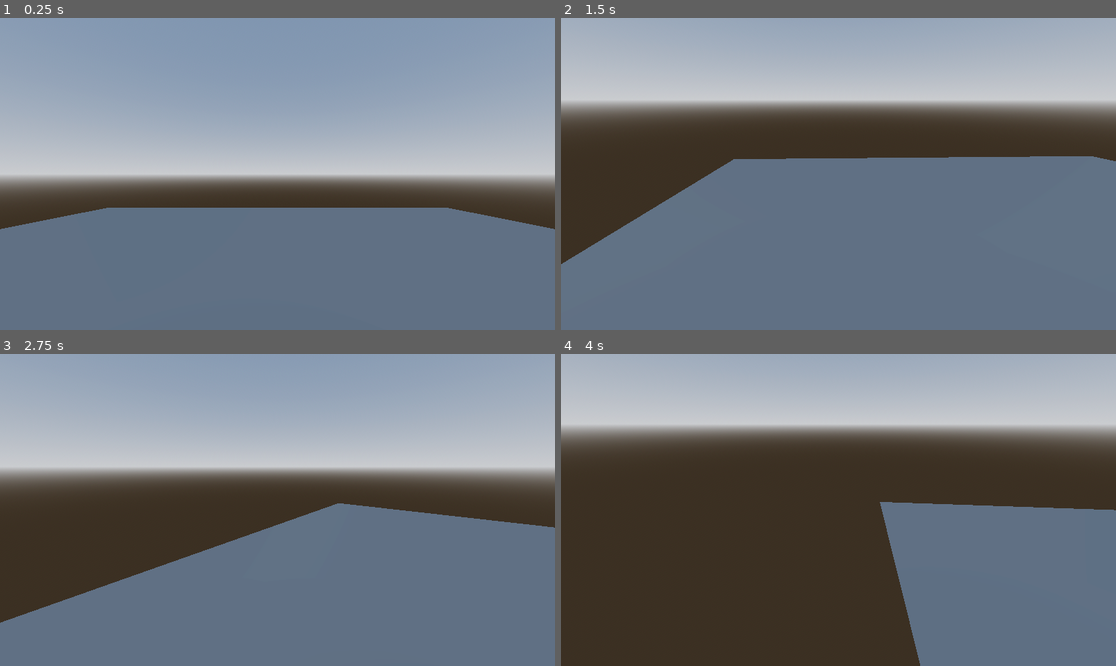
Above: before the commit, frames 1-4 (two rows, left to right).
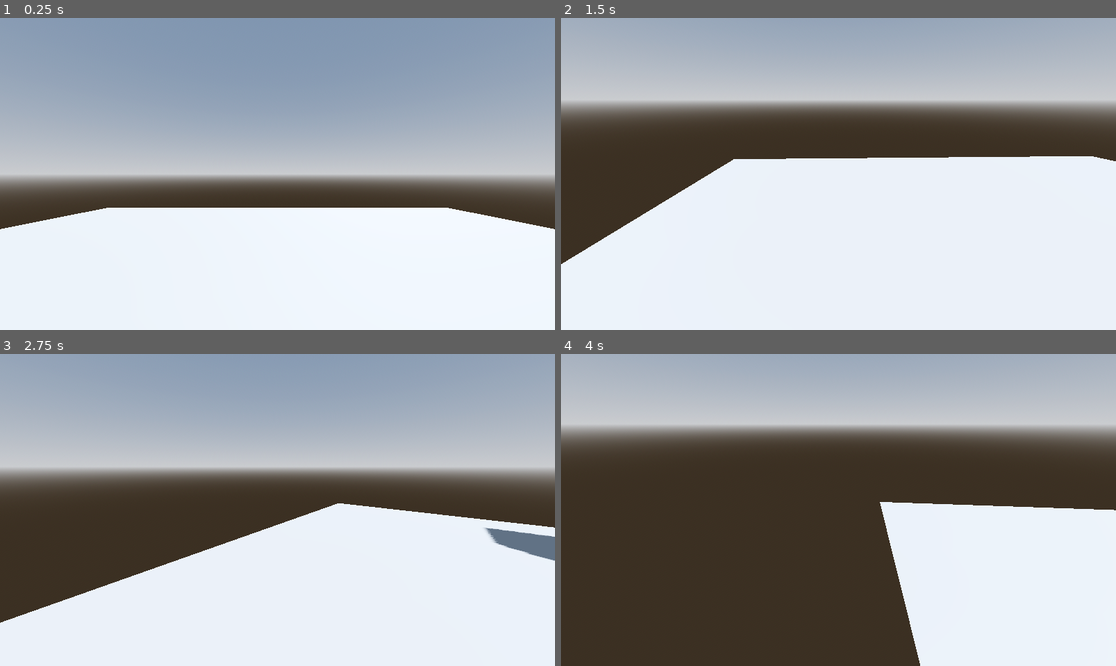
Above: after the commit, the same moments.

Repository: Octoan1/Respawn-Game-Jam-2025
Game: Godot game, scene res://scenes/main.tscn
The game is run twice, just before and just after one commit, with the same random seed, the same clock (stepped at 60 frames per second) and the same inputs.
Inputs (mouse positions are in pixels of both pictures, inside the frame that each line leads up to):
- Up to frame 1 (0.25 s): no input
- Up to frame 2 (1.5 s): tap Enter at 0.5 s; move the mouse to (960, 158) at 0.52 s; hold D (move_right) 0.53-1.28 s; click (960, 158) at 0.67 s; tap Space (jump) at 0.77 s; move the mouse to (810, 174) at 1.27 s; hold W (move_forward) from 1.28 s (still down)
- Up to frame 3 (2.75 s): keep holding W (move_forward); tap Space (jump) at 1.52 s; move the mouse to (288, 503) at 2.02 s
- Up to frame 4 (4 s): keep holding W (move_forward); move the mouse to (832, 516) at 2.77 s; tap Space (jump) at 3.02, 3.77 s; move the mouse to (877, 513) at 3.52 s

The runs differ from the first frame. In frame 1, 38% of the frame differs, in the area x 0-100%, y 60-100%; in frame 2, 50%, in the area x 0-100%, y 44-100%; in frame 3, 38%; in frame 4, 20%.

Commit message:
Added obelisk

Diff:
--- a/scenes/main.tscn
+++ b/scenes/main.tscn
@@ -1,6 +1,7 @@
-[gd_scene load_steps=7 format=3 uid="uid://b8k07vwbcoo4v"]
+[gd_scene load_steps=9 format=3 uid="uid://b8k07vwbcoo4v"]
 
 [ext_resource type="PackedScene" uid="uid://blehgd713ihr" path="res://scenes/player.tscn" id="1_o5qli"]
+[ext_resource type="ArrayMesh" uid="uid://ys7fals88ttl" path="res://Obelisk.obj" id="2_0wfyh"]
 
 [sub_resource type="ProceduralSkyMaterial" id="ProceduralSkyMaterial_o5qli"]
 sky_horizon_color = Color(0.66224277, 0.6717428, 0.6867428, 1)
@@ -19,7 +20,14 @@
 
 [sub_resource type="PlaneMesh" id="PlaneMesh_o5qli"]
 
+[sub_resource type="BoxShape3D" id="BoxShape3D_0wfyh"]
+size = Vector3(2.0081787, 5.2540283, 1.890564)
+
 [node name="Main" type="Node3D"]
+
+[node name="DirectionalLight3D" type="DirectionalLight3D" parent="."]
+transform = Transform3D(-0.8660254, -0.43301278, 0.25, 0, 0.49999997, 0.86602545, -0.50000006, 0.75, -0.43301266, 0, 0, 0)
+shadow_enabled = true
 
 [node name="WorldEnvironment" type="WorldEnvironment" parent="."]
 environment = SubResource("Environment_sugp2")
@@ -36,3 +44,14 @@
 mesh = SubResource("PlaneMesh_o5qli")
 
 [node name="Player" parent="." instance=ExtResource("1_o5qli")]
+
+[node name="StaticBody3D" type="StaticBody3D" parent="."]
+transform = Transform3D(1, 0, 0, 0, 1, 0, 0, 0, 1, -4.6626887, 0, 2.2867012)
+disable_mode = 1
+
+[node name="CollisionShape3D" type="CollisionShape3D" parent="StaticBody3D"]
+transform = Transform3D(1, 0, 0, 0, 1, 0, 0, 0, 1, 0.003112793, 2.1270142, -0.060638428)
+shape = SubResource("BoxShape3D_0wfyh")
+
+[node name="MeshInstance3D" type="MeshInstance3D" parent="StaticBody3D"]
+mesh = ExtResource("2_0wfyh")
--- a/scenes/player.tscn
+++ b/scenes/player.tscn
@@ -13,6 +13,8 @@
 shape = SubResource("CapsuleShape3D_u8vuu")
 
 [node name="MeshInstance3D" type="MeshInstance3D" parent="."]
+cast_shadow = 0
+gi_mode = 0
 mesh = SubResource("CapsuleMesh_3vyb7")
 
 [node name="Neck" type="Node3D" parent="."]
Not shown, added: Obelisk.obj
Not shown, added: Obelisk.obj.import
